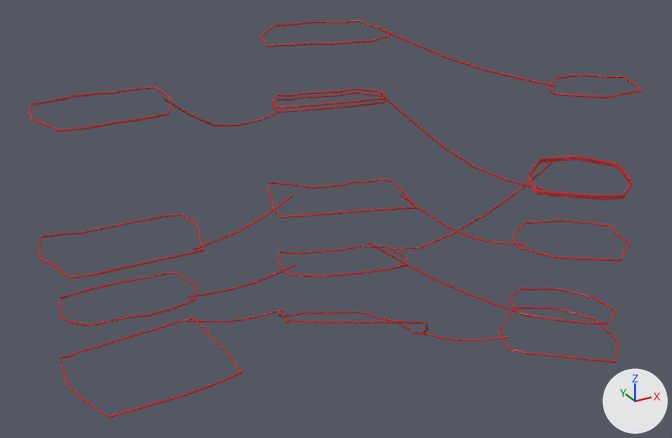
A saved change to the FBX model 2019 Game Level Design/Finger_Ropes_EX.fbx.
Both versions are drawn from a 50 mm lens placed at (-0.504, -0.633, 1.08), pointed at (0.238, 0.717, 0.405). Arrows for +X, +Y and +Z are at lower right; the lights stay in place. Where no turn or scale is listed for an object, it has been applied to the vertices.

In view in the first picture: 'Finger_Ropes'.
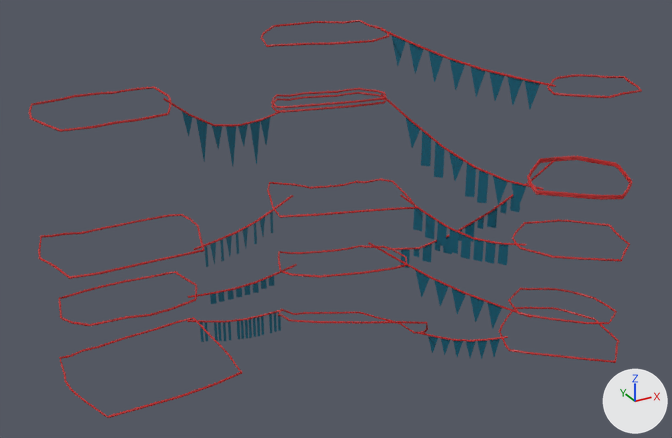
Commit message: finished finger rope and banner modeling

Changed parts and their boxes (x1, y1, x2, y2) in the pictures (672 x 438 px):
'Banners', added (cyan): after (182, 35, 540, 359)

The change in detail:
Material 'lambert8' (mat_lambert8) is new.
Its base color is (0.0, 0.115, 0.187) (dark cyan #005f78).
Mesh me_mesh_001 is new.
It has 688 vertices, 430 faces and spans x -0.298..0.298, y -0.17..0.17, z -0.299..0.299.
It uses material mat_lambert8 (dark cyan #005f78).
Object 'Banners' (ob_banners) is new; it shows me_mesh_001.
Its location is (0.312, 0.743, 0.397).
